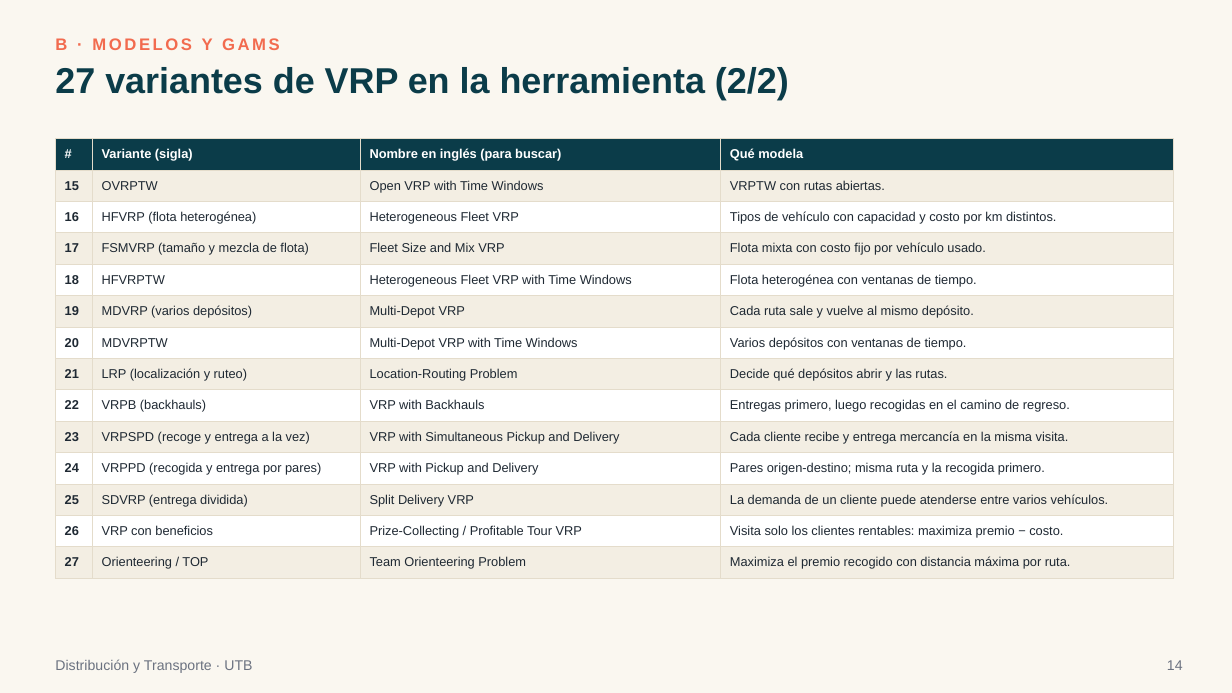
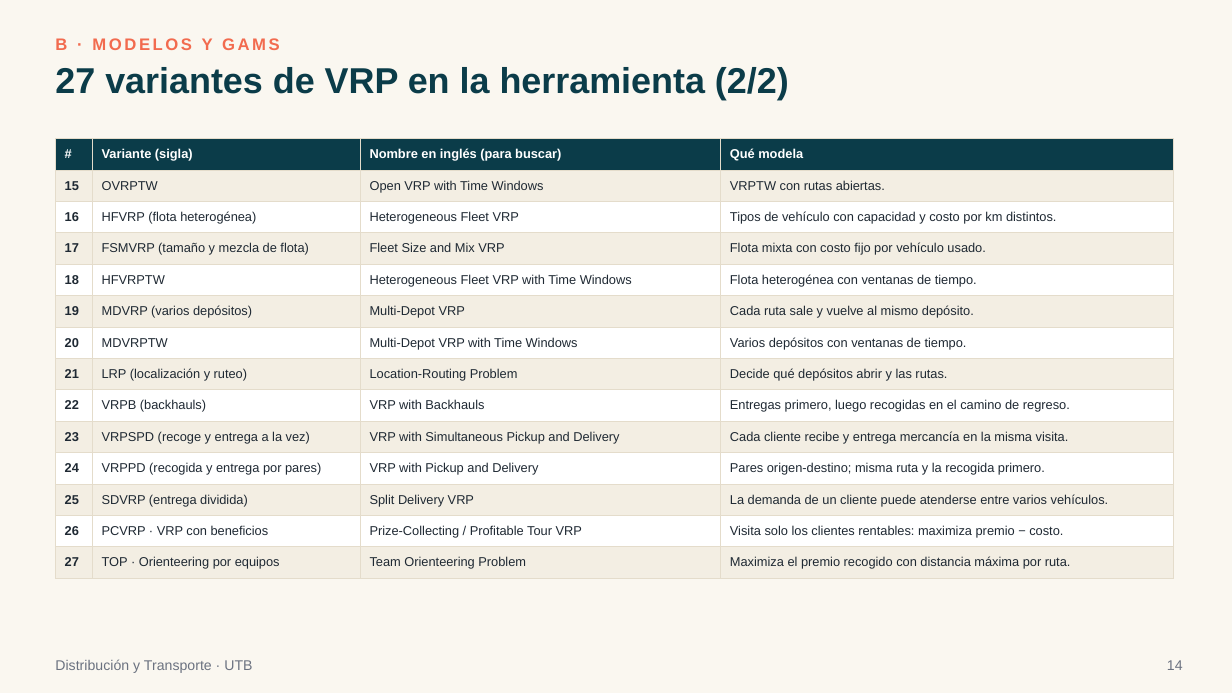
Before and after one commit to sebastianslg/grafosapp, a slide deck: slide 14 of Exposicion_Ruteo_de_Vehiculos.pptx. Drawn at 1232x693 pixels with LibreOffice and Linux fonts; fonts in the diff are those of the drawing. Boxes give left, top, right and bottom in pixels: in the first picture for what was removed or moved away, otherwise in the second. Text is boxed around its words. In the diff, an @@ line names an element or a change of style, - is before the commit and + after.

```diff
--- a/Exposicion_Ruteo_de_Vehiculos.pptx
+++ b/Exposicion_Ruteo_de_Vehiculos.pptx
@@ table at [55,139,1174,573] @@
-row 13, column 2: VRP con beneficios
+row 13, column 2: PCVRP · VRP con beneficios
-row 14, column 2: Orienteering / TOP
+row 14, column 2: TOP · Orienteering por equipos
```
Also in this commit, not shown: 7 other slides changed, 3 other files.
